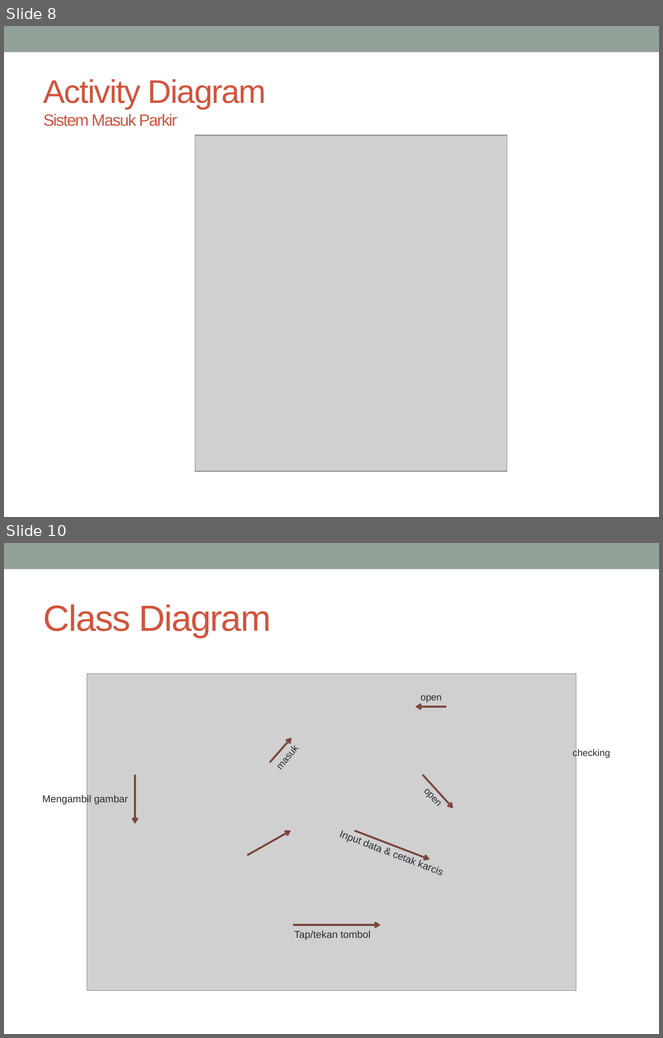
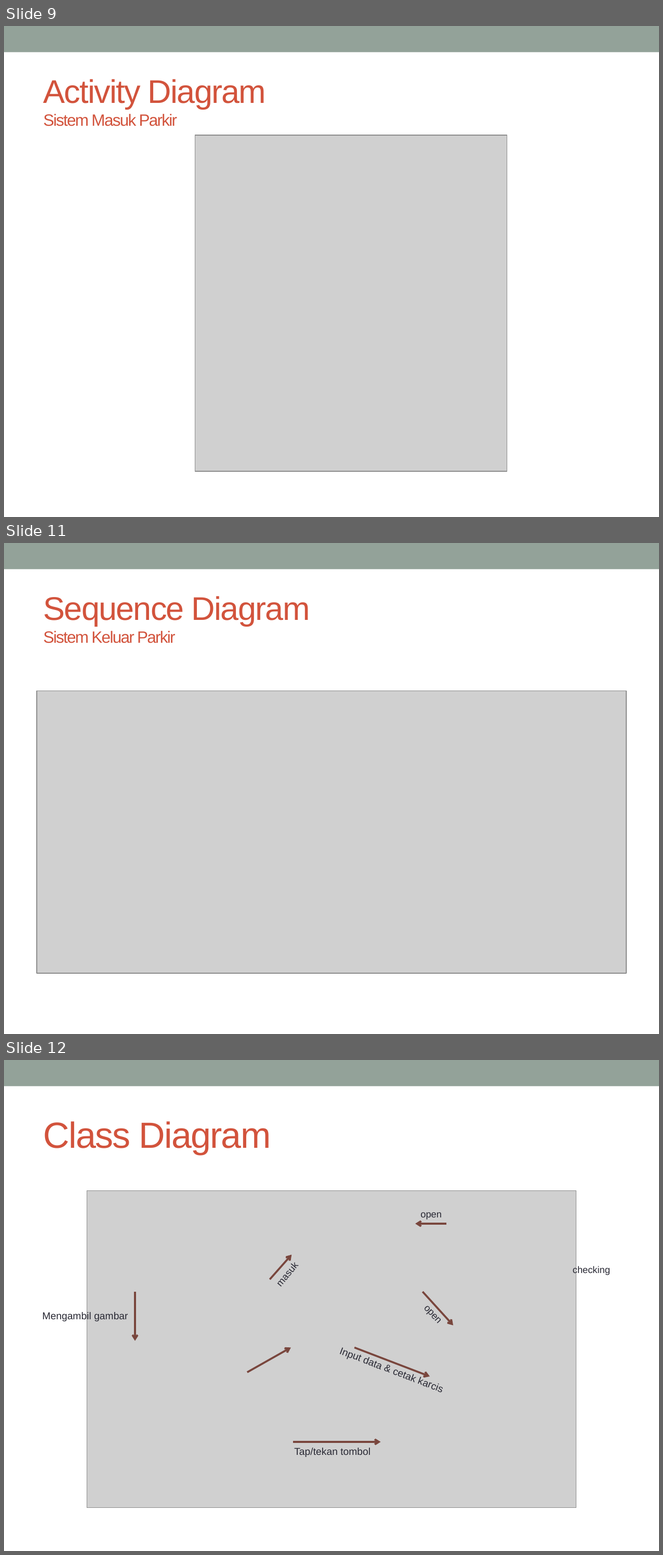
Before and after one commit to TUGAS-BESAR-RPL-II/raniwahyua29, a slide deck: PPT_029.037.042.pptx. Shown one above the other, each under a label of ours: slides 8 and 10 before the commit, slides 9, 11 and 12 after it; the slides between them are not shown. The pictures are 663x1038 and 663x1555 pixels, drawn with LibreOffice and Linux fonts; fonts in the diff are those of the drawing; grey boxes stand for pictures. Boxes give left, top, right and bottom in pixels: in the first picture for what was removed or moved away, otherwise in the second. Text is boxed around its words. In the diff, an @@ line names an element or a change of style, - is before the commit and + after.

```diff
--- a/PPT_029.037.042.pptx
+++ b/PPT_029.037.042.pptx
@@ slide 11 added at [4, 543, 659, 1034], background #FFFFFF; not listed: 1 template element that a slide beside it also shows @@
@@ title added at [44, 596, 310, 643], 18 pt, text #D2533C @@
+Sequence Diagram
+Sistem Keluar Parkir
@@ picture added at [37, 691, 626, 974] @@
@@ what was slide 8 is now slide 9 @@
@@ what was slide 10 is now slide 12 @@
```
Also in this commit, not shown: 2 slides changed, 1 other slide added, 4 other files.
